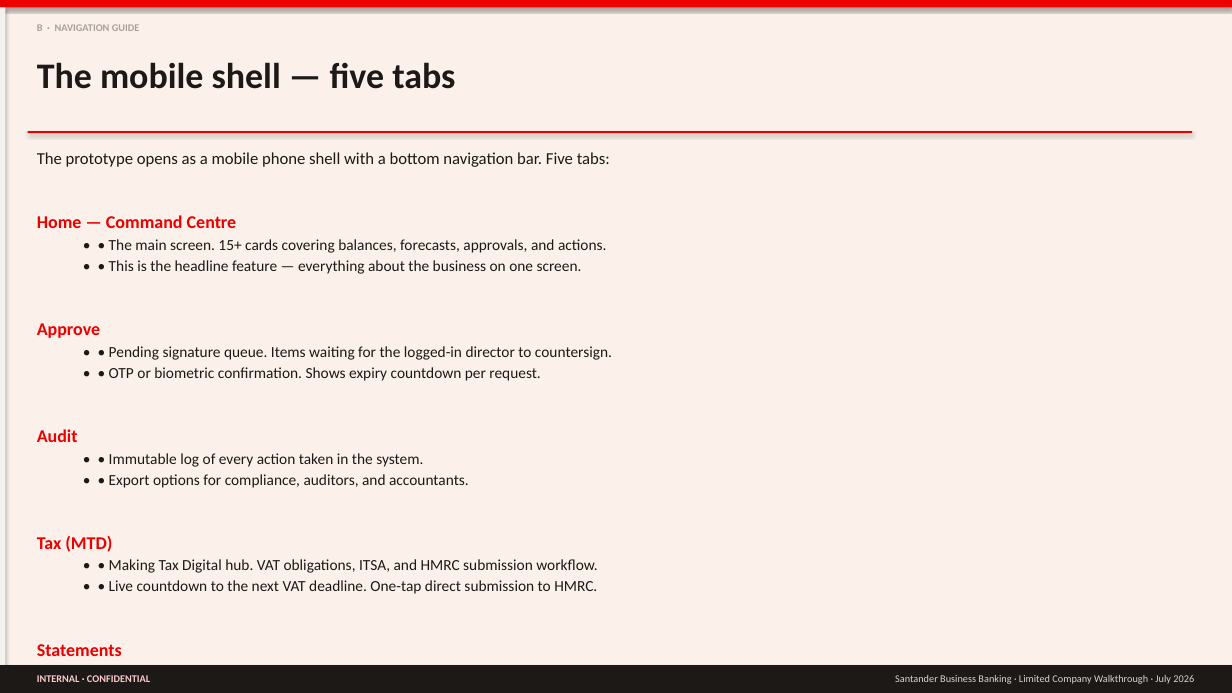
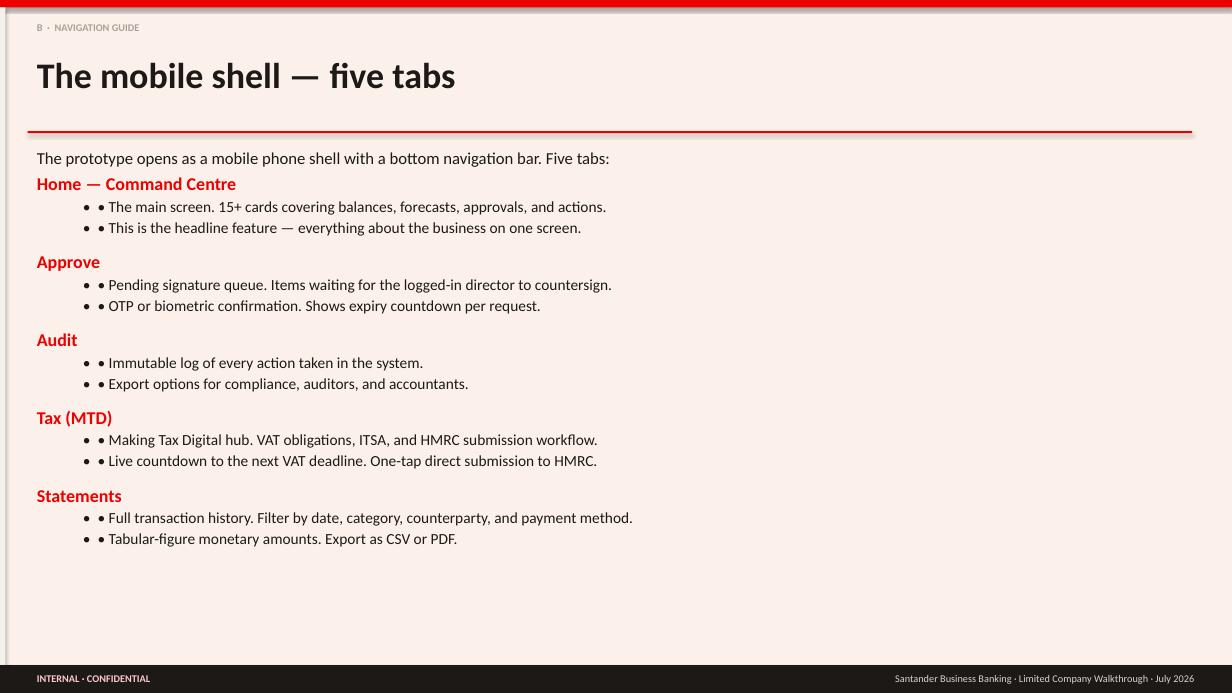
Before and after one commit to imscots-ui/santander, a slide deck: slide 6 of Santander_LimitedCompany_Walkthrough.pptx. Drawn at 1232x693 pixels with LibreOffice and Linux fonts; fonts in the diff are those of the drawing. Boxes give left, top, right and bottom in pixels: in the first picture for what was removed or moved away, otherwise in the second. Text is boxed around its words. In the diff, an @@ line names an element or a change of style, - is before the commit and + after.

```diff
--- a/Santander_LimitedCompany_Walkthrough.pptx
+++ b/Santander_LimitedCompany_Walkthrough.pptx
@@ text at (37,177,237,502): less space between paragraphs; more space between paragraphs @@
```
Also in this commit, not shown: 5 other slides changed, 1 other file.
